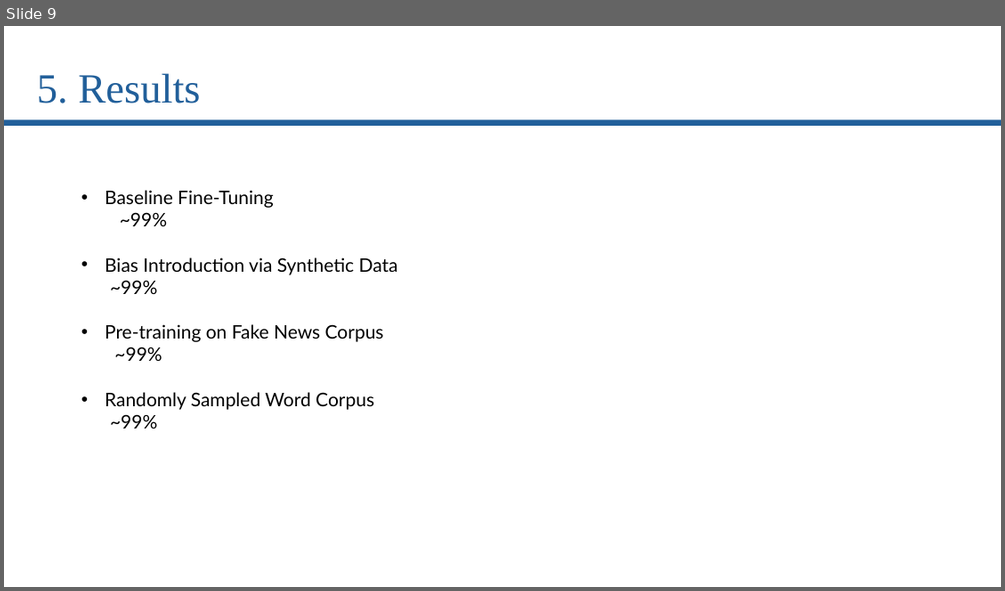
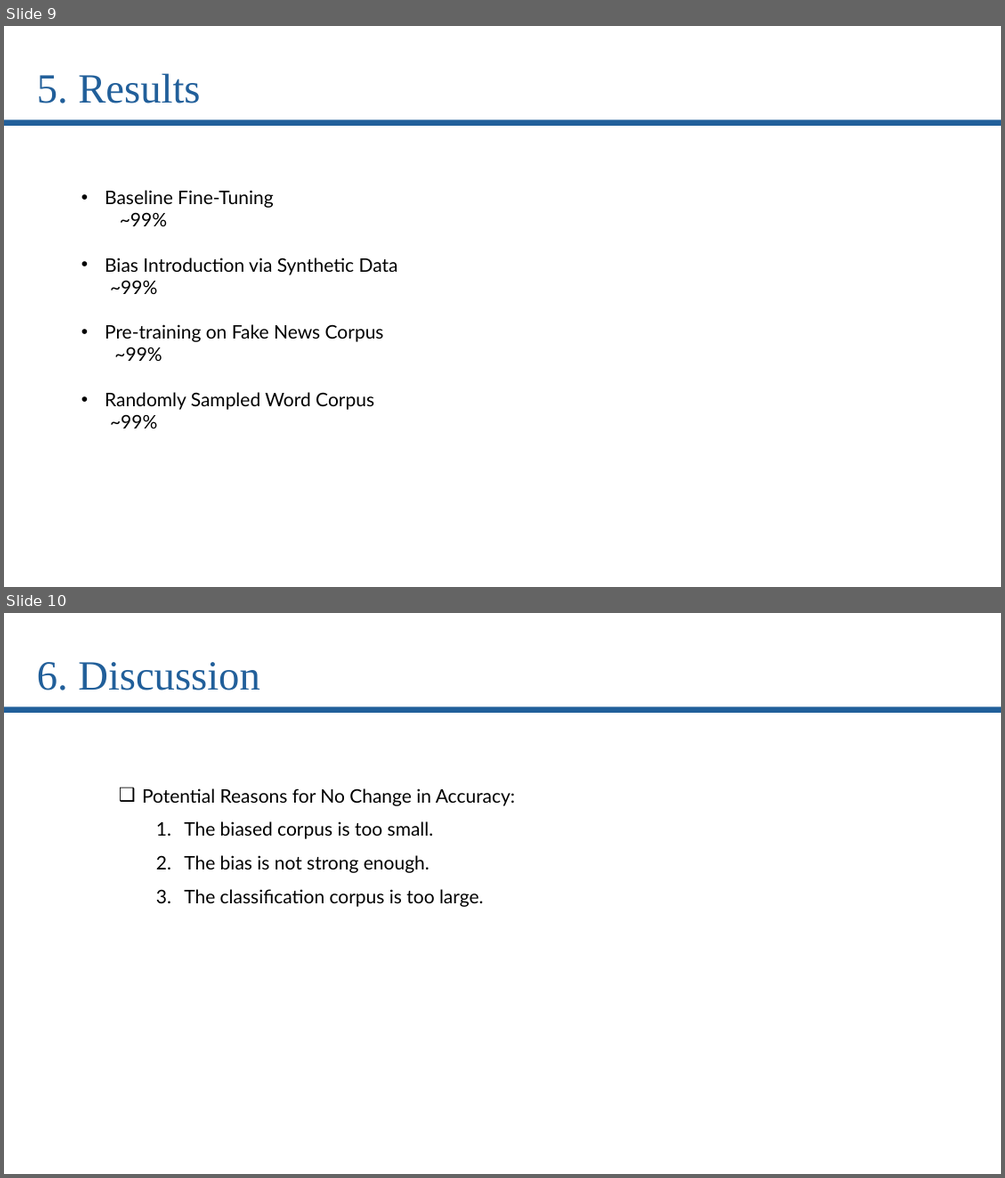
Before and after one commit to Tiny-Quant/CS-7322-NLP-Final-Project, a slide deck: project presentation.pptx. Shown one above the other, each under a label of ours: slide 9 before the commit, slides 9 and 10 after it. The pictures are 1005x591 and 1005x1178 pixels, drawn with LibreOffice and Linux fonts; fonts in the diff are those of the drawing. Boxes give left, top, right and bottom in pixels: in the first picture for what was removed or moved away, otherwise in the second. Text is boxed around its words. In the diff, an @@ line names an element or a change of style, - is before the commit and + after.

```diff
--- a/project presentation.pptx
+++ b/project presentation.pptx
@@ slide 10 added at (4,613,1001,1174), background #FFFFFF @@
@@ text added at (37,662,260,690), 40 pt, text #215F9A @@
+6. Discussion
@@ rounded rectangle added at (4,706,1001,714), fill #215F9A, outline #FFFFFF 2 pt @@
@@ text added at (142,788,515,907), 18 pt, text #000000 @@
+  ❑ Potential Reasons for No Change in Accuracy:
+    1. The biased corpus is too small.
+    2. The bias is not strong enough.
+    3. The classification corpus is too large.
```
Also in this commit, not shown: 1 slide changed, 2 other slides added, 3 other files.
